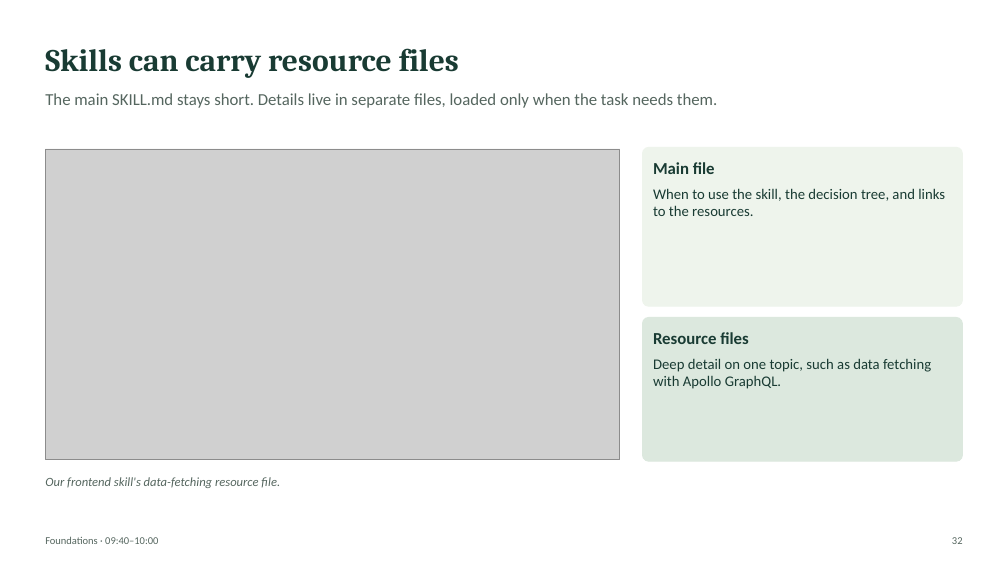
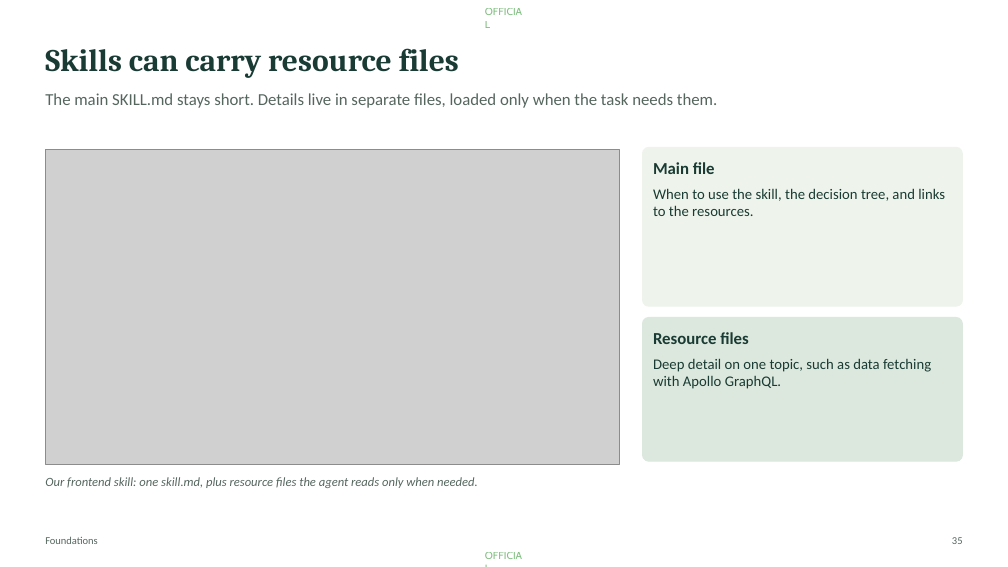
Before and after one commit to Moshe36/ai-developer-toolkit, a slide deck: slide 35 of workshop/agentic-workshop.pptx (slide 32 before the commit). Drawn at 1008x567 pixels with LibreOffice and Linux fonts; fonts in the diff are those of the drawing; grey boxes stand for pictures. Boxes give left, top, right and bottom in pixels: in the first picture for what was removed or moved away, otherwise in the second. Text is boxed around its words. In the diff, an @@ line names an element or a change of style, - is before the commit and + after.

```diff
--- a/workshop/agentic-workshop.pptx
+++ b/workshop/agentic-workshop.pptx
@@ text added at bbox=[485, 5, 526, 18], 10 pt, text #008000 at 50% opacity @@
+OFFICIAL
@@ picture: place and size @@
-picture at bbox=[45, 149, 620, 460]
+picture at bbox=[45, 149, 620, 464]
@@ text at bbox=[45, 477, 478, 488]: text changed @@
-Our frontend skill's data-fetching resource file.
+Our frontend skill: one skill.md, plus resource files the agent reads only when needed.
@@ text at bbox=[45, 536, 98, 544]: text changed @@
-Foundations · 09:40–10:00
+Foundations
@@ page number at bbox=[952, 537, 963, 544]: text changed @@
-32
+35
@@ text added at bbox=[485, 549, 526, 562], 10 pt, text #008000 at 50% opacity @@
+OFFICIAL
```
Also in this commit, not shown: 73 other slides changed, 5 slides added, 1 slide removed, 28 other files.
